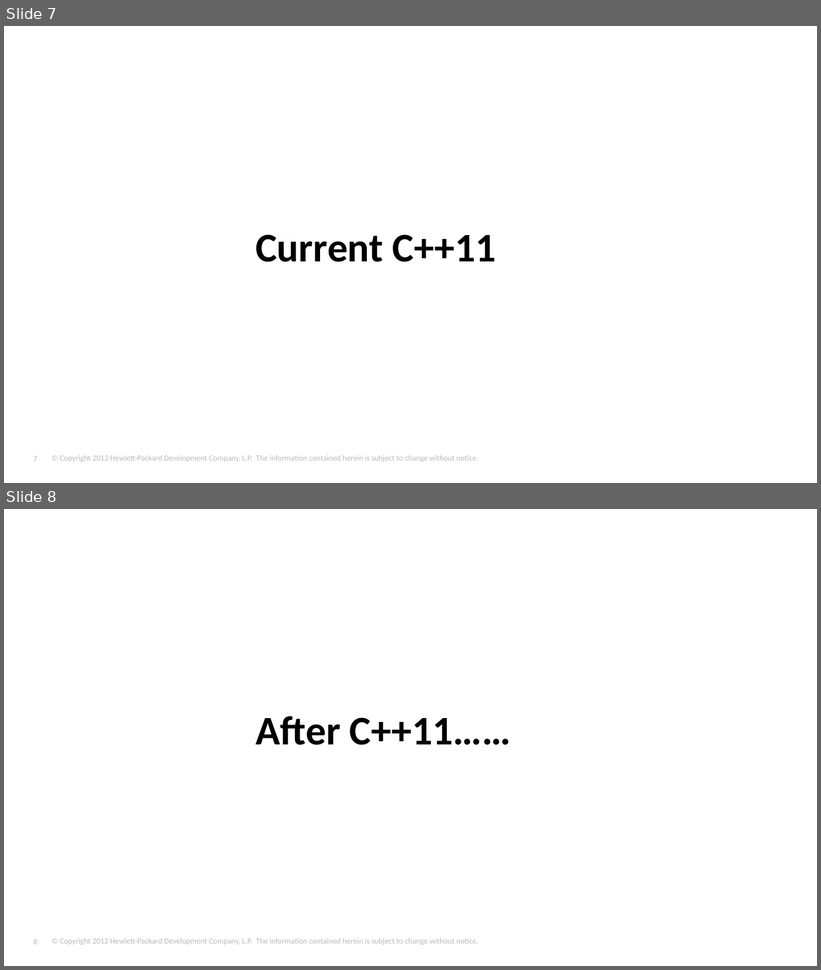
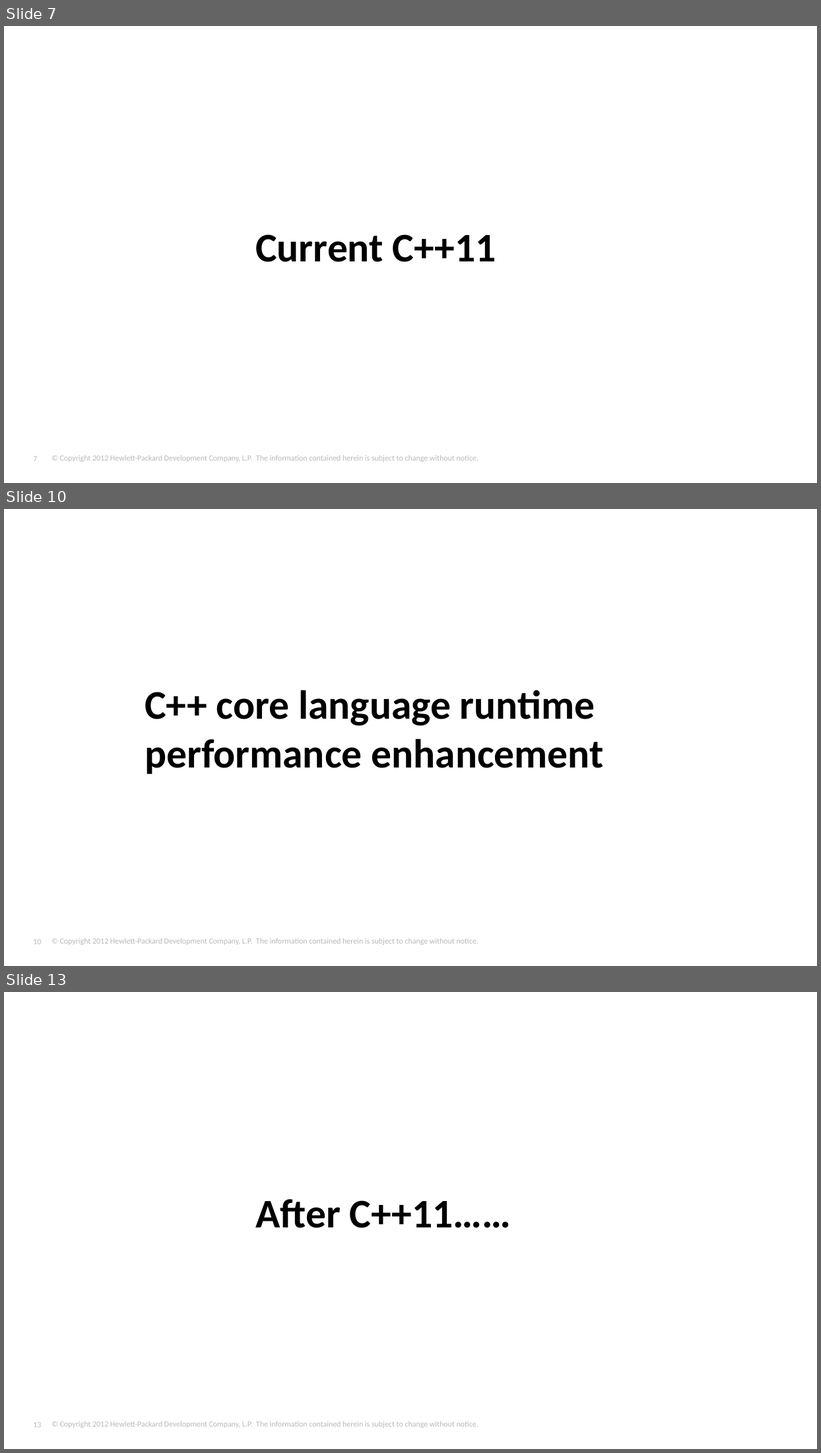
Before and after one commit to tjliupeng/CPP11, a slide deck: C++11.pptx. Shown one above the other, each under a label of ours: slides 7 and 8 before the commit, slides 7, 10 and 13 after it; the slides between them are not shown. The pictures are 821x970 and 821x1453 pixels, drawn with LibreOffice and Linux fonts; fonts in the diff are those of the drawing; background and template pictures are left out. Boxes give left, top, right and bottom in pixels: in the first picture for what was removed or moved away, otherwise in the second. Text is boxed around its words. In the diff, an @@ line names an element or a change of style, - is before the commit and + after.

```diff
--- a/C++11.pptx
+++ b/C++11.pptx
@@ slide 10 added at [4, 509, 817, 966], background #FFFFFF; not listed: 2 template elements that a slide beside it also shows @@
@@ title added at [145, 690, 604, 774], 36 pt, text #000000, bold @@
+C++ core language runtime performance enhancement
@@ what was slide 8 is now slide 13 @@
@@ page number at [33, 1422, 41, 1428]: text changed @@
-8
+13
```
Also in this commit, not shown: 1 slide changed, 4 other slides added.
